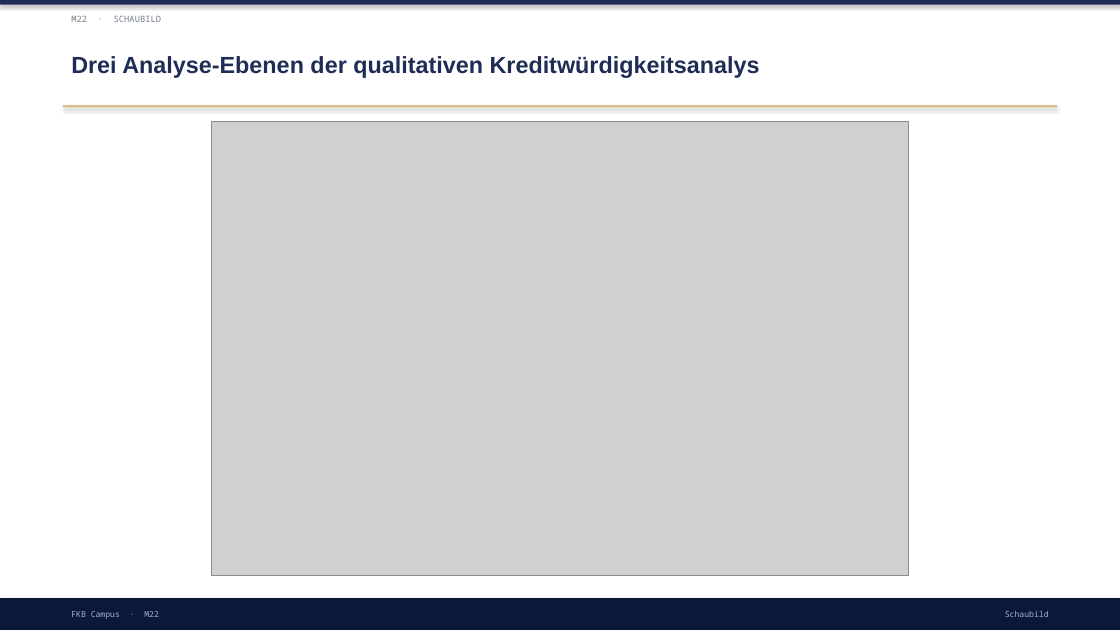
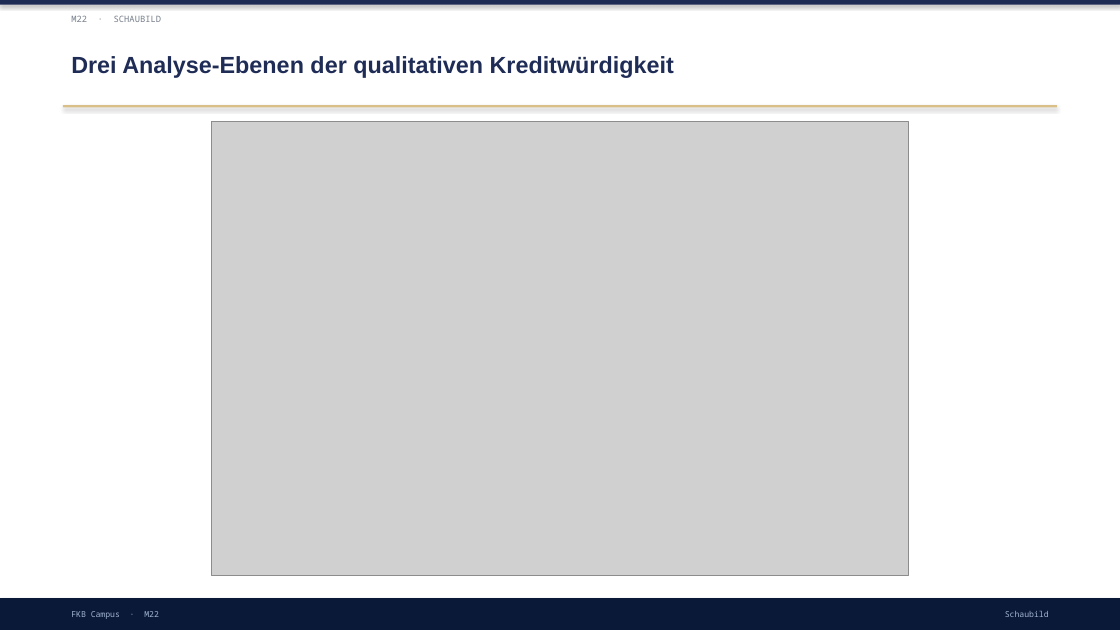
Before and after one commit to ck5rqc47pr-byte/firmenkundenakademie-online, a slide deck: slide 6 of protected-downloads/praesentation/M22.pptx. Drawn at 1120x630 pixels with LibreOffice and Linux fonts; fonts in the diff are those of the drawing; grey boxes stand for pictures. Boxes give left, top, right and bottom in pixels: in the first picture for what was removed or moved away, otherwise in the second. Text is boxed around its words. In the diff, an @@ line names an element or a change of style, - is before the commit and + after.

```diff
--- a/protected-downloads/praesentation/M22.pptx
+++ b/protected-downloads/praesentation/M22.pptx
@@ text at (71, 56, 674, 78): text changed @@
-Drei Analyse-Ebenen der qualitativen Kreditwürdigkeitsanalys
+Drei Analyse-Ebenen der qualitativen Kreditwürdigkeit
```
Also in this commit, not shown: 10 other slides changed, 5 slides added, 3 slides removed, 1 other file.
